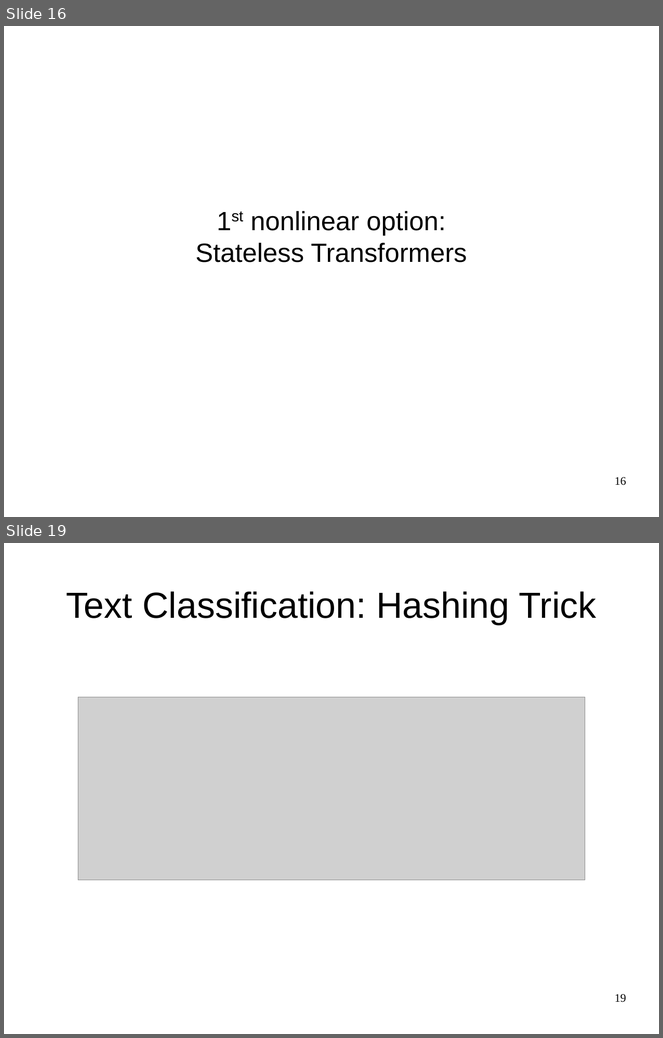
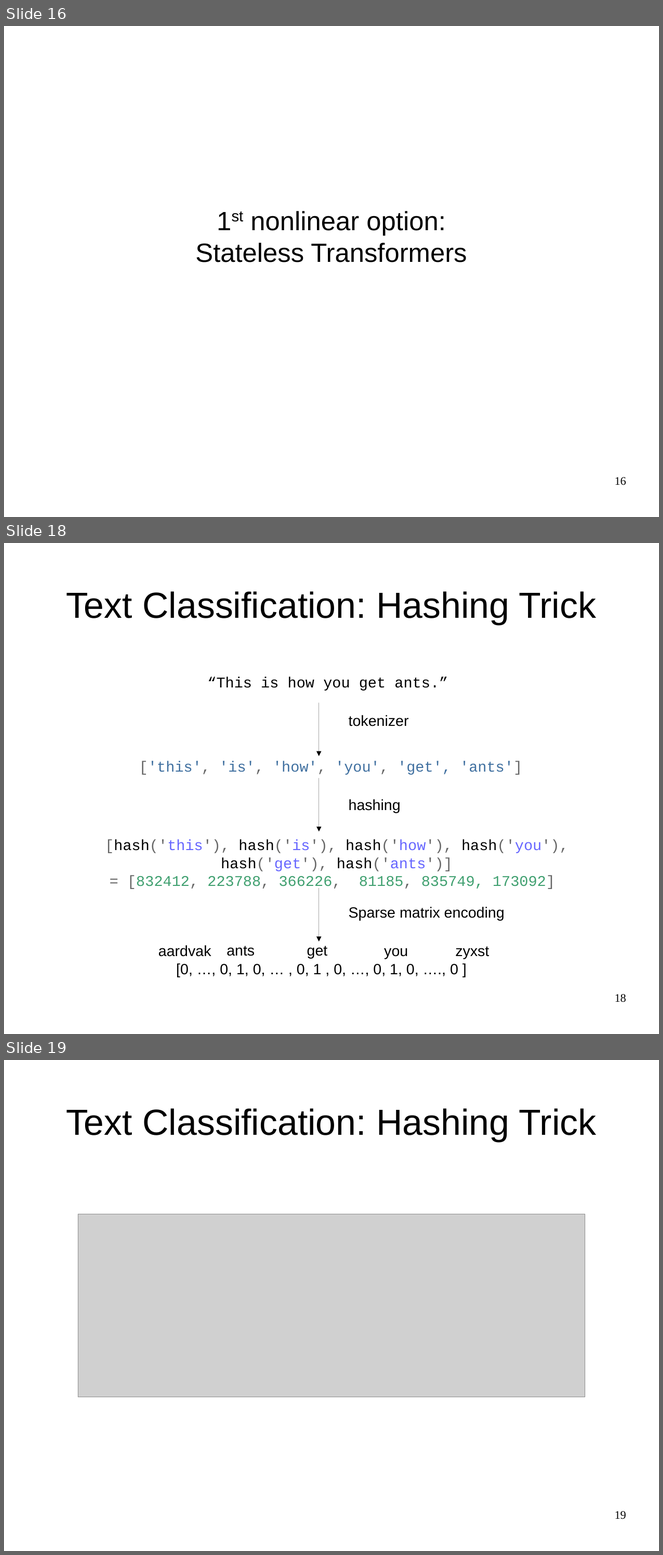
Before and after one commit to amueller/talks_odt, a slide deck: large-scale-non-linear-learning-pygotham-2015.odp. Shown one above the other, each under a label of ours: slides 16 and 19 before the commit, slides 16, 18 and 19 after it; the slides between them are not shown. The pictures are 663x1038 and 663x1555 pixels, drawn with LibreOffice and Linux fonts; fonts in the diff are those of the drawing; grey boxes stand for pictures. Boxes give left, top, right and bottom in pixels: in the first picture for what was removed or moved away, otherwise in the second. Text is boxed around its words. In the diff, an @@ line names an element or a change of style, - is before the commit and + after.

```diff
--- a/large-scale-non-linear-learning-pygotham-2015.odp
+++ b/large-scale-non-linear-learning-pygotham-2015.odp
@@ slide 18 added at bbox=[4, 543, 659, 1034], background #FFFFFF @@
@@ title added at bbox=[66, 591, 597, 625], 44 pt, text #000000 @@
+Text Classification: Hashing Trick
@@ text added at bbox=[207, 677, 448, 691], 18 pt, text #000000 @@
+“This is how you get ants.”
@@ arrow added from (319, 703) to (319, 756), #000000 0 pt @@
@@ text added at bbox=[349, 715, 409, 727], 18 pt, text #000000 @@
+tokenizer
@@ text added at bbox=[139, 761, 522, 775], 18 pt, text #4070A0 @@
+['this', 'is', 'how', 'you', 'get', 'ants']
@@ arrow added from (319, 779) to (319, 832), #000000 0 pt @@
@@ text added at bbox=[349, 799, 401, 813], 18 pt, text #000000 @@
+hashing
@@ text added at bbox=[105, 840, 569, 890], 18 pt, text #666666 @@
+[hash('this'), hash('is'), hash('how'), hash('you'), hash('get'), hash('ants')]
+= [832412, 223788, 366226, 81185, 835749, 173092]
@@ arrow added from (319, 888) to (319, 942), #000000 0 pt @@
@@ text added at bbox=[349, 907, 505, 921], 18 pt, text #000000 @@
+Sparse matrix encoding
@@ group added at bbox=[158, 945, 489, 977]: 6 texts @@
+[0, …, 0, 1, 0, … , 0, 1 , 0, …, 0, 1, 0, …., 0 ]
+ants
+get
+you
+aardvak
+zyxst
@@ page number added at bbox=[615, 994, 626, 1003], 14 pt, text #000000 @@
+18
```
Also in this commit, not shown: 1 slide changed, 2 other slides added, 2 slides removed.
